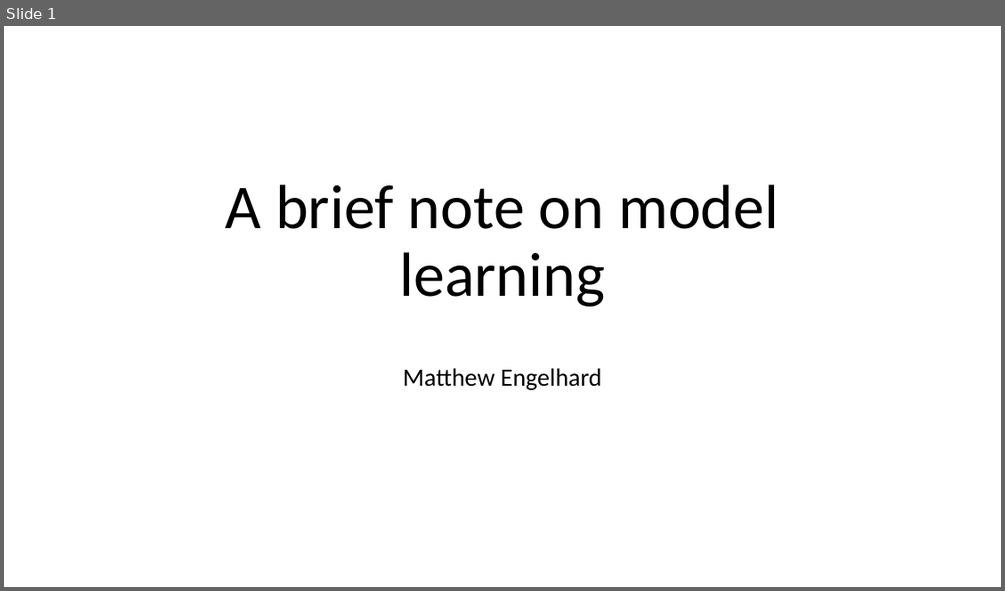
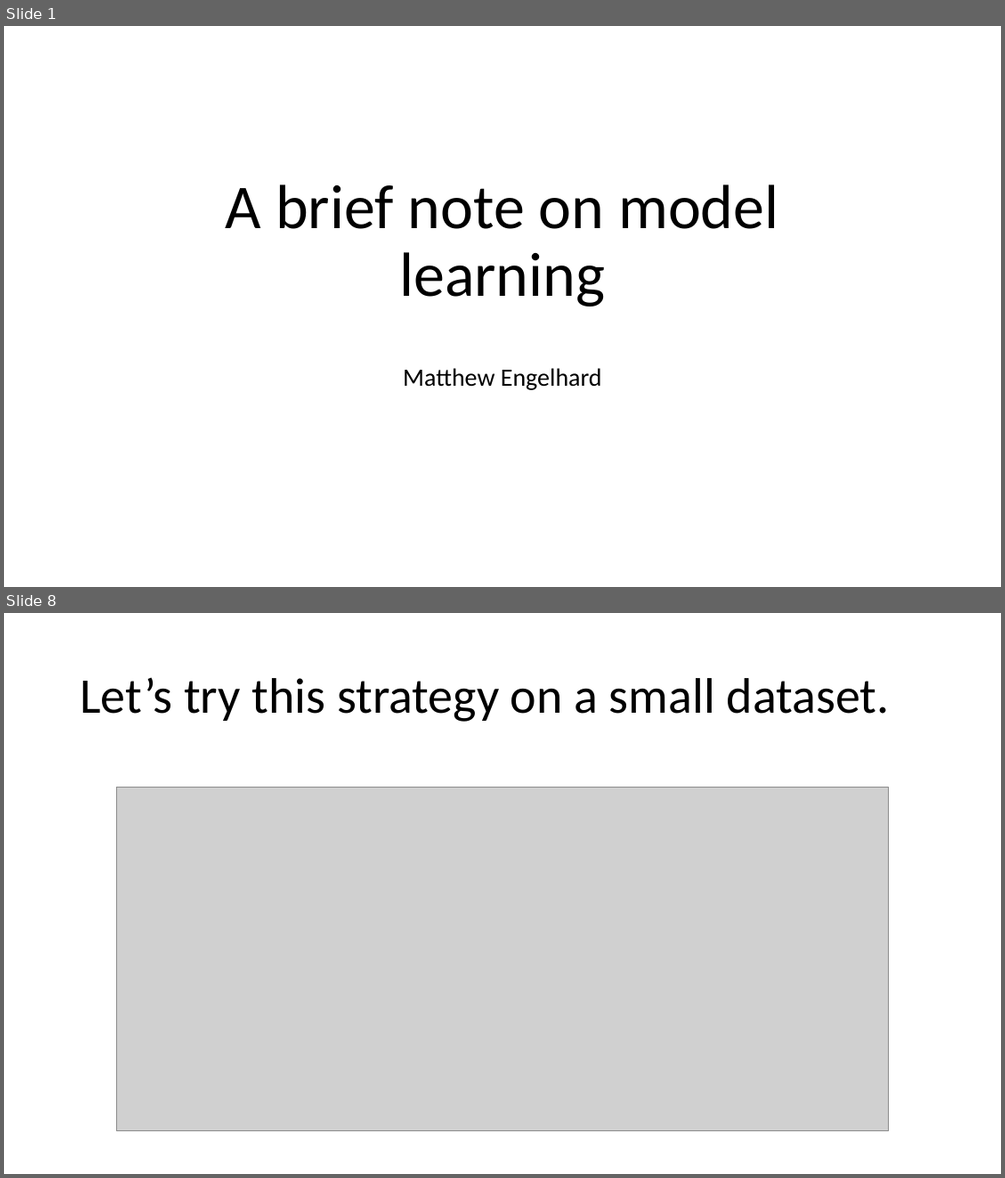
Before and after one commit to mengelhard/mmci_applied_ds, a slide deck: lectures/model_learning_brief.pptx. Shown one above the other, each under a label of ours: slide 1 before the commit, slides 1 and 8 after it; the slides between them are not shown. The pictures are 1005x591 and 1005x1178 pixels, drawn with LibreOffice and Linux fonts; fonts in the diff are those of the drawing; grey boxes stand for pictures. Boxes give left, top, right and bottom in pixels: in the first picture for what was removed or moved away, otherwise in the second. Text is boxed around its words. In the diff, an @@ line names an element or a change of style, - is before the commit and + after.

```diff
--- a/lectures/model_learning_brief.pptx
+++ b/lectures/model_learning_brief.pptx
@@ slide 8 added at (4,613,1001,1174), background #FFFFFF @@
@@ title added at (80,677,890,722), 48 pt, text #000000 @@
+Let’s try this strategy on a small dataset.
@@ picture added at (116,787,889,1130) @@
```
Also in this commit, not shown: 3 slides changed, 6 other slides added, 3 other files.
